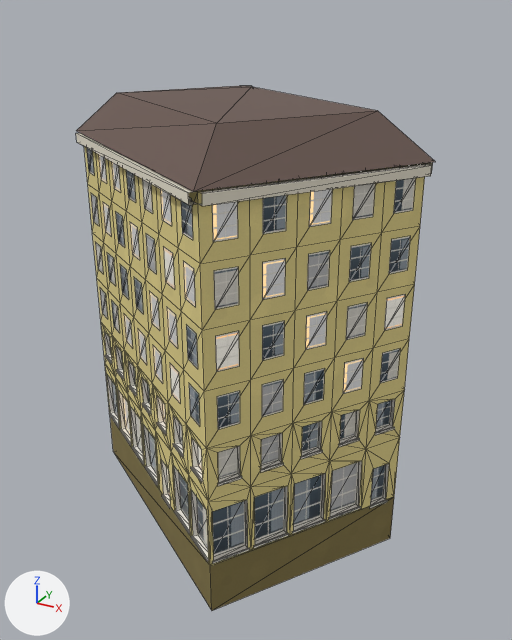
One commit to the glTF model web/public/models/landmarks/z3c_al_nw_yellow.glb: the scene before it, then after it.
One viewpoint serves both versions: a 50 mm lens placed at (19.2, -32.6, 25.7), pointed at (1.3, -0.1, 9.4). The axes (+X, +Y, +Z) are drawn at lower left. The lights are the same throughout. The picture after the commit comes second. Mesh edges are drawn as thin lines. Where no turn or scale is listed for an object, it has been applied to the vertices. Vertices at exactly the same position are counted once.

The older version as bpy lines, for what is in view:
```python
me_mesh_0 = bpy.data.meshes.new('Mesh_0')
me_mesh_0.from_pydata(...)  # 1221 vertices, 1436 faces; spans x 0.0..20.9, y -19.3..0.0, z 0.0..24.3
# faces by material slot: [556, 276, 604]
me_mesh_0.materials.append(mat_wall)
me_mesh_0.materials.append(mat_glass)
me_mesh_0.materials.append(mat_flat)
ob_mesh_0 = bpy.data.objects.new('Mesh_0', me_mesh_0)
ob_mesh_0.location = (-10.44, 9.47, -3.0)
```
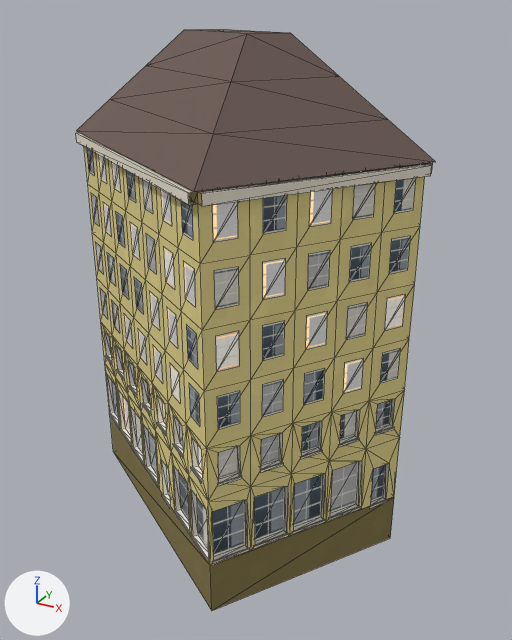
Where the newer file only moved an object's origin or applied its transform, the numbers keep the older frame.

Where the change shows, as pixel boxes (x1, y1, x2, y2) in the pictures (512 x 640 px):
'Mesh_0', reshaped (11% taller): before (76, 86, 435, 611); after (76, 29, 435, 611)
part 1 of me_mesh_0, built on: before (76, 86, 435, 191); after (76, 29, 435, 191)

The edits, one by one:
me_mesh_0 is used by ob_mesh_0; location (-10.44, 9.47, -3.0).
me_mesh_0 had 1221 vertices, 1436 faces and spanned x 0.0..20.9, y -19.3..0.0, z 0.0..24.3.
me_mesh_0 now has 1229 vertices, 1452 faces and spans x 0.0..20.9, y -19.3..0.0, z 0.0..27.6.
Part 1, on me_mesh_0:
6 vertices are removed from x 2.7..18.2, y -16.5..-2.4, z 24.3.
16 faces are deleted.
14 vertices are added at x 2.3..18.6, y -16.9..-2.0, z 24.0..27.6.
32 new faces join them, mat_flat.
